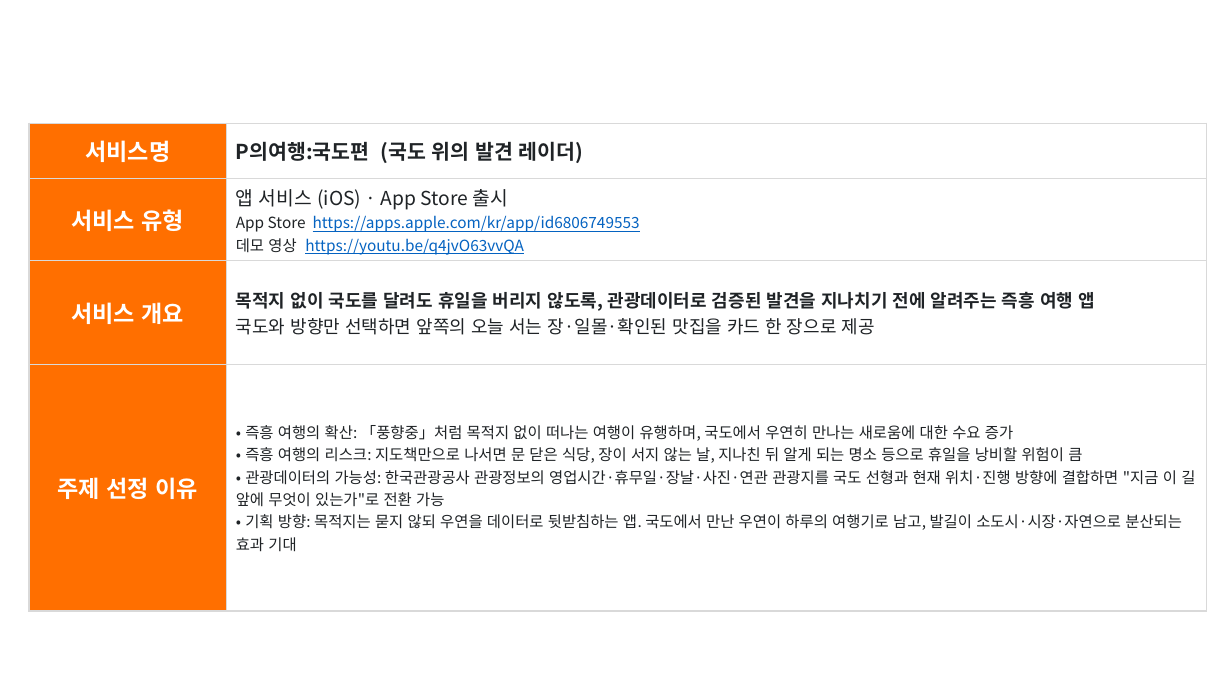
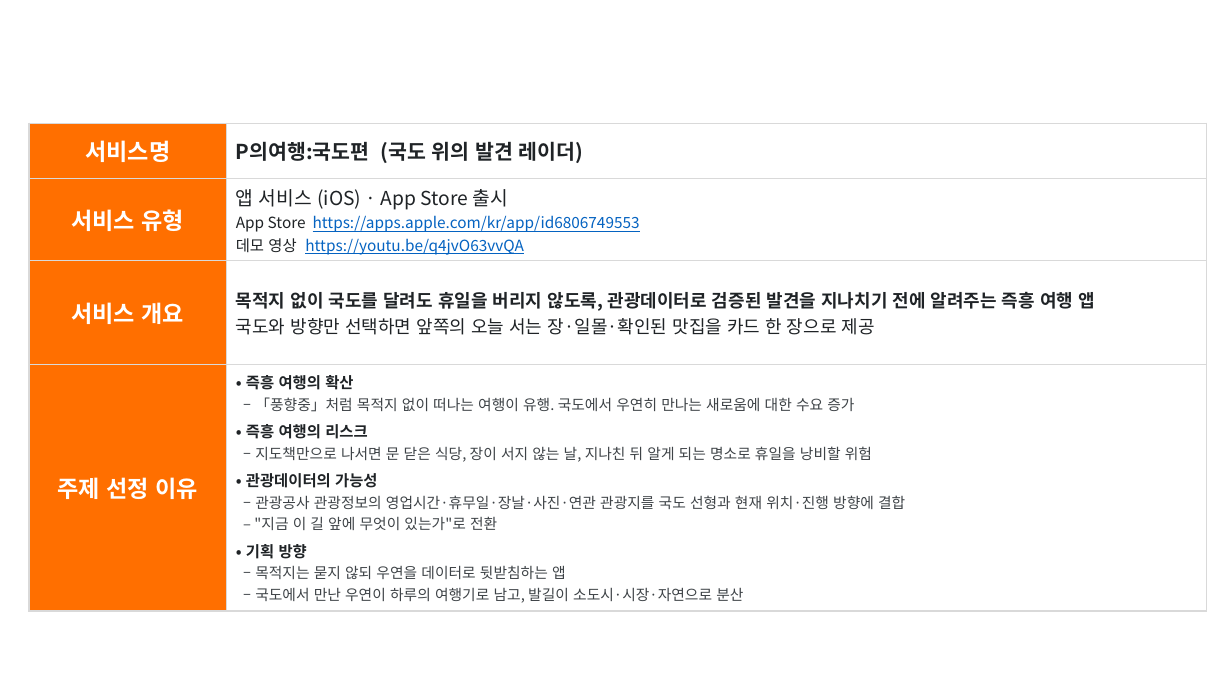
Before and after one commit to Hyee0ne/p-trip, a slide deck: slide 2 of docs/기능설명서_P의여행.pptx. Drawn at 1232x693 pixels with LibreOffice and Linux fonts; fonts in the diff are those of the drawing; background and template pictures are left out. Boxes give left, top, right and bottom in pixels: in the first picture for what was removed or moved away, otherwise in the second. Text is boxed around its words. In the diff, an @@ line names an element or a change of style, - is before the commit and + after.

```diff
--- a/docs/기능설명서_P의여행.pptx
+++ b/docs/기능설명서_P의여행.pptx
@@ table at (x1=29, y1=123, x2=1206, y2=607) @@
@@ row 4, column 2: "• 즉흥 여행의 확산: 「풍향중」처럼 목적지 없이 떠나는 여행이 유행하며, 국도에서 우연히 만나는 새로움에 대한 수요 증가 / • 즉흥 여행의 리스크: 지도책만으로 나서면 문 닫은 식당, 장이 서지 않는 날, 지나친 뒤 알게 되는 명소 등으로 휴일을 낭비할 위험이 큼 / • 관광데이터의 가능성: 한국관광공사 관광정보의 영업시간·휴무일·장날·사진·연관 관광지를 국도 선형과 현재 위치·진행 방향에 결합하면 "지금 이 길 앞에 무엇이 있는가"로 전환 가능 / • 기획 방향: 목적지는 묻지 않되 우연을 데이터로 뒷받침하는 앱. 국도에서 만난 우연이 하루의 여행기로 남고, 발길이 소도시·시장·자연으로 분산되는 효과 기대" to "• 즉흥 여행의 확산 / ‒ 「풍향중」처럼 목적지 없이 떠나는 여행이 유행. 국도에서 우연히 만나는 새로움에 대한 수요 증가 / • 즉흥 여행의 리스크 / ‒ 지도책만으로 나서면 문 닫은 식당, 장이 서지 않는 날, 지나친 뒤 알게 되는 명소로 휴일을 낭비할 위험 / • 관광데이터의 가능성 / ‒ 관광공사 관광정보의 영업시간·휴무일·장날·사진·연관 관광지를 국도 선형과 현재 위치·진행 방향에 결합 / ‒ "지금 이 길 앞에 무엇이 있는가"로 전환 / • 기획 방향 / ‒ 목적지는 묻지 않되 우연을 데이터로 뒷받침하는 앱 / ‒ 국도에서 만난 우연이 하루의 여행기로 남고, 발길이 소도시·시장·자연으로 분산" @@
```
Also in this commit, not shown: 4 other slides changed, 2 other files.
